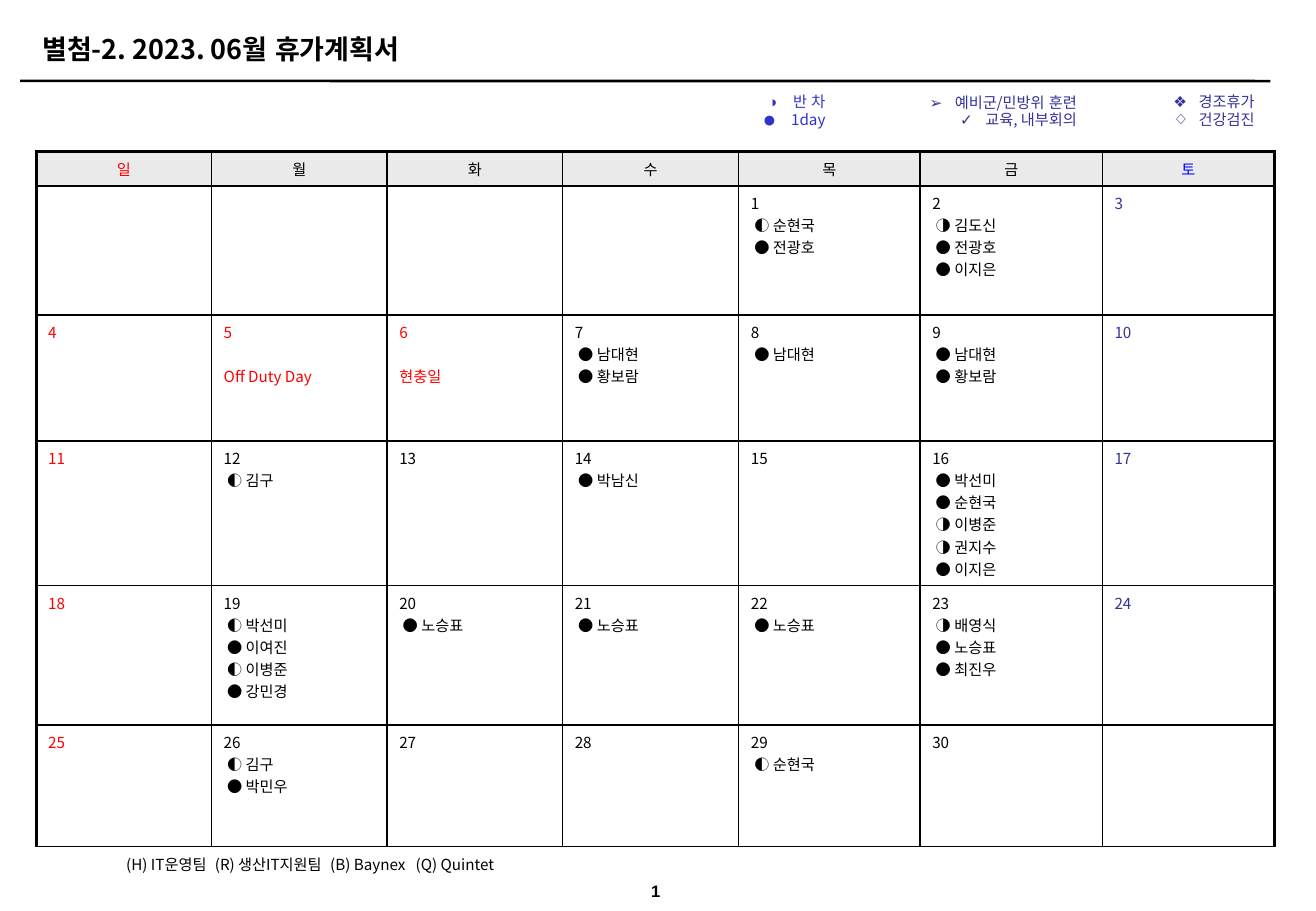
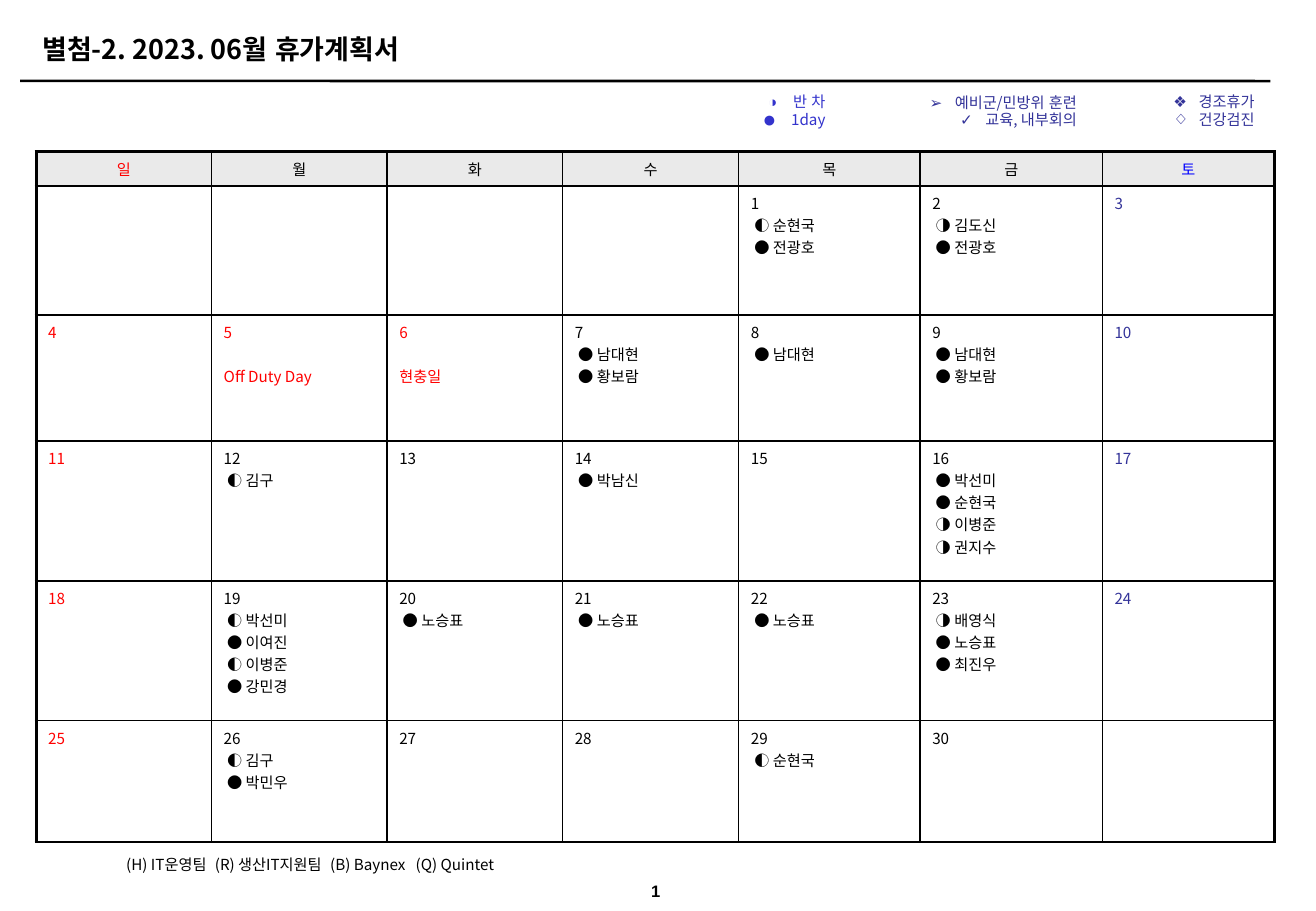
Before and after one commit to HywuLeeJiEun/RMS, a slide deck: slide 1 of src/main/webapp/WEB-INF/Files/2023-06/10.calendar06.pptx. Drawn at 1316x911 pixels with LibreOffice and Linux fonts; fonts in the diff are those of the drawing; background and template pictures are left out. Boxes give left, top, right and bottom in pixels: in the first picture for what was removed or moved away, otherwise in the second. Text is boxed around its words. In the diff, an @@ line names an element or a change of style, - is before the commit and + after.

```diff
--- a/src/main/webapp/WEB-INF/Files/2023-06/10.calendar06.pptx
+++ b/src/main/webapp/WEB-INF/Files/2023-06/10.calendar06.pptx
@@ table at [36,152,1273,838] @@
-row 2, column 6: 2 / ◑ 김도신 / ● 전광호 / ● 이지은
+row 2, column 6: 2 / ◑ 김도신 / ● 전광호
-row 4, column 6: 16 / ● 박선미 / ● 순현국 / ◑ 이병준 / ◑ 권지수 / ● 이지은
+row 4, column 6: 16 / ● 박선미 / ● 순현국 / ◑ 이병준 / ◑ 권지수
```
Also in this commit, not shown: 20 other files.
